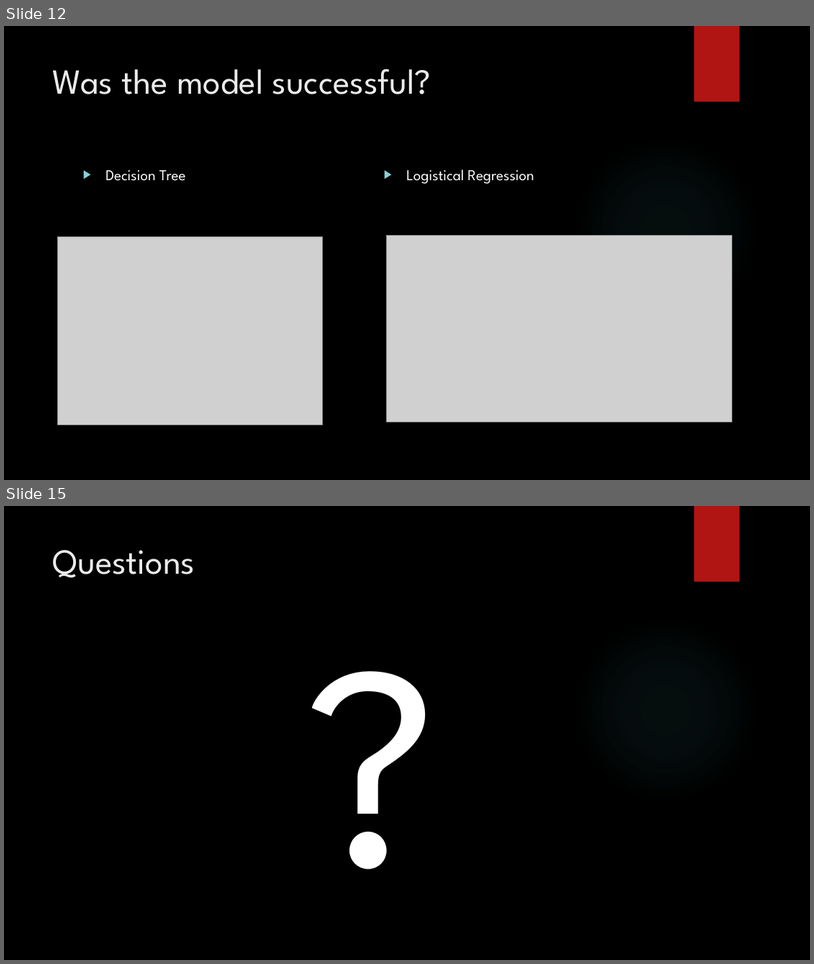
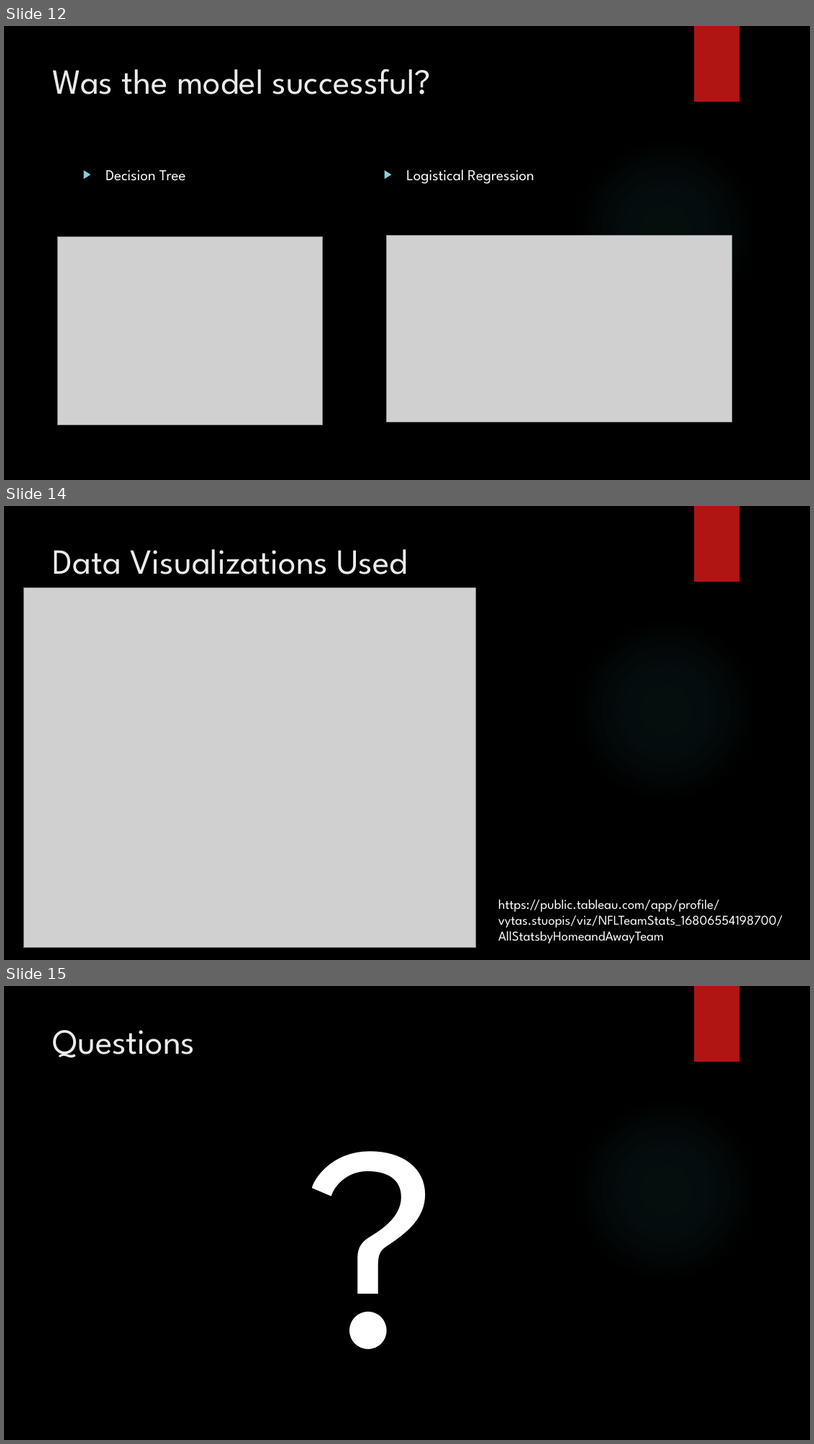
Before and after one commit to SKuczynski17/Group-1-Final-Project, a slide deck: Internal Predicting the NFL Game Winner Presentation.pptx. Shown one above the other, each under a label of ours: slides 12 and 15 before the commit, slides 12, 14 and 15 after it; the slides between them are not shown. The pictures are 814x964 and 814x1444 pixels, drawn with LibreOffice and Linux fonts; fonts in the diff are those of the drawing; grey boxes stand for pictures; background and template pictures are left out. Boxes give left, top, right and bottom in pixels: in the first picture for what was removed or moved away, otherwise in the second. Text is boxed around its words. In the diff, an @@ line names an element or a change of style, - is before the commit and + after.

Commit message:
Adding updates and visualizations to internal presentation.

```diff
--- a/Internal Predicting the NFL Game Winner Presentation.pptx
+++ b/Internal Predicting the NFL Game Winner Presentation.pptx
@@ slide 14 added at box(4, 506, 810, 960), background picture (left out); not listed: 2 template elements that a slide beside it also shows @@
@@ title added at box(53, 549, 409, 574), 42 pt, text #EBEBEB @@
+Data Visualizations Used
@@ picture added at box(23, 588, 476, 947) @@
@@ text added at box(499, 899, 784, 943), 16 pt, text #FFFFFF @@
+https://public.tableau.com/app/profile/vytas.stuopis/viz/NFLTeamStats_16806554198700/AllStatsbyHomeandAwayTeam
```
Also in this commit, not shown: 2 slides changed, 1 slide removed.
